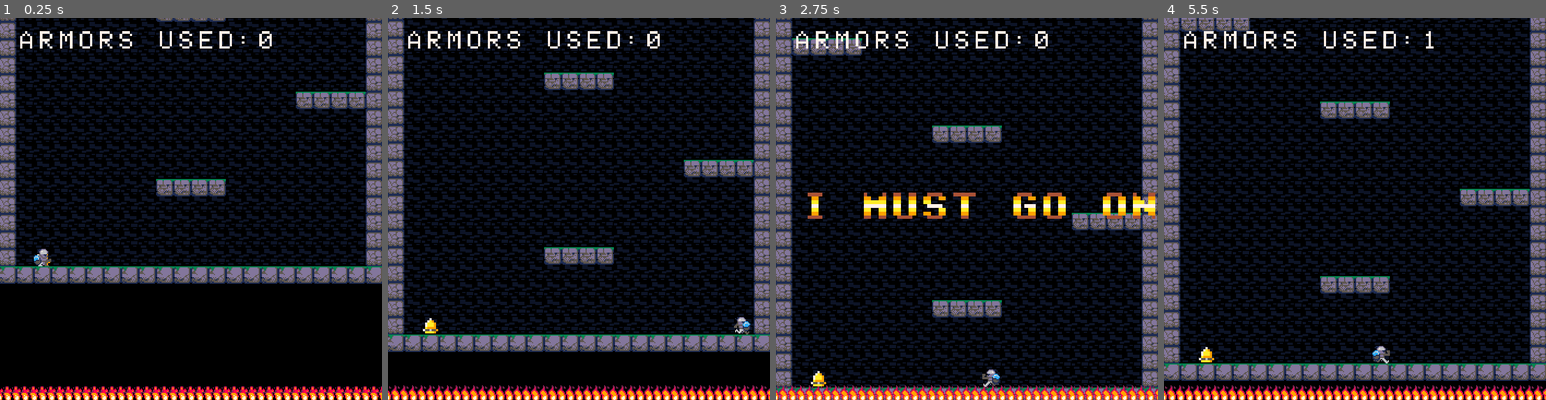
Above: before the commit, frames 1-4 (left to right).
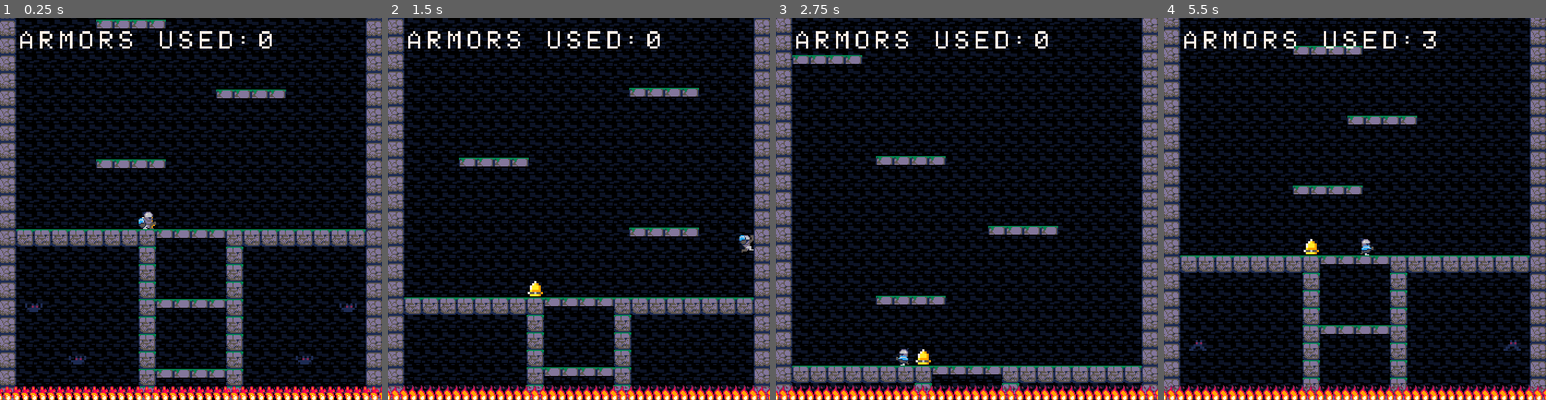
Above: after the commit, the same moments.

Repository: toadkarter/ToyBoxJam2023
Game: Godot game, scene res://Scenes/Game/Main/main.tscn
Two runs of this game, one before a commit and one after it. Both use one fixed random seed, a clock stepped at 60 frames per second and the inputs below.
Inputs:
- Up to frame 1 (0.25 s): no input
- Up to frame 2 (1.5 s): hold Right (move_right) from 0.53 s (still down); tap Space (jump) at 0.77 s
- Up to frame 3 (2.75 s): tap Space (jump) at 1.52 s; release Right (move_right) at 2.03 s; hold Left (move_left) from 2.03 s (still down)
- Up to frame 4 (5.5 s): release Left (move_left) at 2.78 s; hold Right (move_right) 2.78-4.28 s; tap Space (jump) at 3.02, 3.77, 4.52 s; hold Left (move_left) 4.28-5.03 s; hold Right (move_right) from 5.03 s (still down)

The runs differ from the first frame. In frame 1, 53% of the frame differs, in the area x 0-100%, y 0-100%; in frame 2, 52%; in frame 3, 56%; in frame 4, 56%.

Commit message:
Added segment 5

Diff:
--- a/Scenes/level.tscn
+++ b/Scenes/level.tscn
@@ -188,6 +188,7 @@
 format = 2
 layer_0/tile_data = PackedInt32Array(1114116, 65536, 0, 1114117, 65536, 0, 1114118, 65536, 0, 1114119, 65536, 0, 111412 …(64927 unchanged characters)…
 script = ExtResource("2_7nbtq")
+debug_start_at_checkpoint_number = 3
 debug_stop_music = true
 player_scene = ExtResource("2_kb2gi")
 checkpoints = [NodePath("Checkpoint1"), NodePath("Checkpoint2"), NodePath("Checkpoint3"), NodePath("Checkpoint4")]
@@ -1302,6 +1303,92 @@
 position = Vector2(304, 96)
 offset = Vector2(0, 50)
 
+[node name="[5] MovablePlatforms" type="Node2D" parent="."]
+position = Vector2(0, -1456)
+
+[node name="Start" type="Line2D" parent="[5] MovablePlatforms" groups=["Debug"]]
+points = PackedVector2Array(80, 272, 400, 272)
+width = 1.0
+
+[node name="Start2" type="Line2D" parent="[5] MovablePlatforms" groups=["Debug"]]
+position = Vector2(0, -192)
+points = PackedVector2Array(80, 272, 400, 272)
+width = 1.0
+
+[node name="RegularBlocks" type="Node2D" parent="[5] MovablePlatforms"]
+
+[node name="MovableBlocks" type="Node2D" parent="[5] MovablePlatforms/RegularBlocks"]
+
+[node name="MovingBlock" parent="[5] MovablePlatforms/RegularBlocks/MovableBlocks" instance=ExtResource("13_nexr4")]
+position = Vector2(160, 216)
+offset = Vector2(160, 0)
+duration = 3.0
+is_moving = true
+
+[node name="MovingBlock3" parent="[5] MovablePlatforms/RegularBlocks/MovableBlocks" instance=ExtResource("13_nexr4")]
+position = Vector2(160, 88)
+offset = Vector2(160, 0)
+duration = 3.0
+is_moving = true
+
+[node name="MovingBlock2" parent="[5] MovablePlatforms/RegularBlocks/MovableBlocks" instance=ExtResource("13_nexr4")]
+position = Vector2(320, 152)
+offset = Vector2(-160, 0)
+duration = 3.0
+is_moving = true
+
+[node name="Enemies" type="Node2D" parent="[5] MovablePlatforms/RegularBlocks"]
+
+[node name="[6] MovableWithBlocks" type="Node2D" parent="."]
+position = Vector2(0, -1648)
+
+[node name="Start" type="Line2D" parent="[6] MovableWithBlocks" groups=["Debug"]]
+points = PackedVector2Array(80, 272, 400, 272)
+width = 1.0
+
+[node name="Start2" type="Line2D" parent="[6] MovableWithBlocks" groups=["Debug"]]
+position = Vector2(0, -448)
+points = PackedVector2Array(80, 272, 400, 272)
+width = 1.0
+
+[node name="RegularBlocks" type="Node2D" parent="[6] MovableWithBlocks"]
+
+[node name="regular_body2" parent="[6] MovableWithBlocks/RegularBlocks" instance=ExtResource("7_e0ir6")]
+position = Vector2(248, -168)
+
+[node name="MovableBlocks" type="Node2D" parent="[6] MovableWithBlocks"]
+
+[node name="MovingBlock" parent="[6] MovableWithBlocks/MovableBlocks" instance=ExtResource("13_nexr4")]
+position = Vector2(112, 216)
+offset = Vector2(0, -160)
+duration = 3.0
+is_moving = true
+
+[node name="MovingBlock2" parent="[6] MovableWithBlocks/MovableBlocks" instance=ExtResource("13_nexr4")]
+position = Vector2(368, -80)
+offset = Vector2(0, -160)
+duration = 3.0
+is_moving = true
+
+[node name="Enemies" type="Node2D" parent="[6] MovableWithBlocks"]
+
+[node name="DroppableBlocks" type="Node2D" parent="[6] MovableWithBlocks"]
+
+[node name="DroppableBlock" parent="[6] MovableWithBlocks/DroppableBlocks" instance=ExtResource("3_erwvd")]
+position = Vector2(216, -24)
+
+[node name="DroppableBlock2" parent="[6] MovableWithBlocks/DroppableBlocks" instance=ExtResource("3_erwvd")]
+position = Vector2(232, -24)
+
+[node name="DroppableBlock3" parent="[6] MovableWithBlocks/DroppableBlocks" instance=ExtResource("3_erwvd")]
+position = Vector2(248, -24)
+
+[node name="DroppableBlock4" parent="[6] MovableWithBlocks/DroppableBlocks" instance=ExtResource("3_erwvd")]
+position = Vector2(264, -24)
+
+[node name="DroppableBlock5" parent="[6] MovableWithBlocks/DroppableBlocks" instance=ExtResource("3_erwvd")]
+position = Vector2(280, -24)
+
 [node name="Firewall" parent="." instance=ExtResource("6_wqu57")]
 position = Vector2(48, 400)
 
